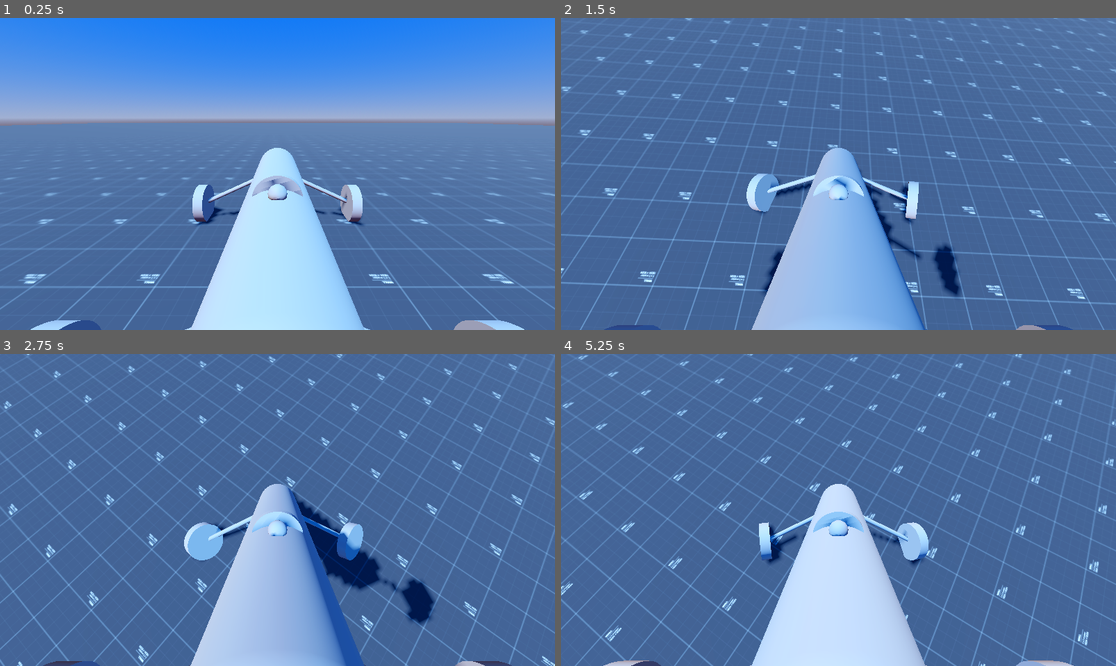
Above: before the commit, frames 1-4 (two rows, left to right).
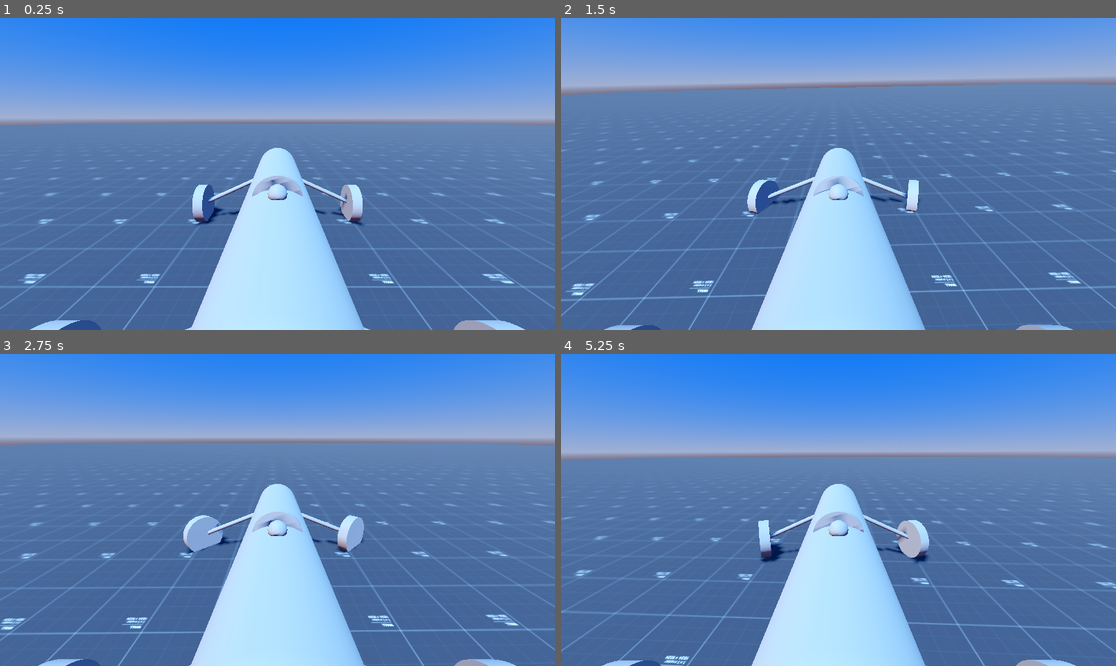
Above: after the commit, the same moments.

Repository: Drako/godot-driving-prototype
Game: Godot game, scene res://scenes/levels/demo.tscn
The game is run twice, just before and just after one commit, with the same random seed, the same clock (stepped at 60 frames per second) and the same inputs.
Inputs:
- Up to frame 1 (0.25 s): no input
- Up to frame 2 (1.5 s): hold D (steer_right) 0.53-1.28 s; hold S (brake) from 1.28 s (still down)
- Up to frame 3 (2.75 s): release S (brake) at 2.03 s; hold D (steer_right) from 2.03 s (still down)
- Up to frame 4 (5.25 s): release D (steer_right) at 2.78 s; hold W (accelerate) 2.78-3.53 s; hold A (steer_left) 3.53-5.03 s; hold S (brake) from 5.03 s (still down)

The runs differ from the first frame. In frame 1, 0.2% of the frame differs, in the area x 2-98%, y 33-100%; in frame 2, 44%; in frame 3, 52%, in the area x 0-100%, y 0-100%; in frame 4, 48%.

Commit message:
:sparkles: slightly improved buggy

Diff:
--- a/scenes/cars/buggy.tscn
+++ b/scenes/cars/buggy.tscn
@@ -81,7 +81,7 @@
 wheel_roll_influence = 0.9
 wheel_radius = 0.25
 wheel_rest_length = 0.5
-suspension_travel = 0.6
+suspension_travel = 0.1
 suspension_stiffness = 200.0
 suspension_max_force = 2000.0
 damping_compression = 0.5
@@ -97,7 +97,7 @@
 wheel_roll_influence = 0.9
 wheel_radius = 0.25
 wheel_rest_length = 0.5
-suspension_travel = 0.6
+suspension_travel = 0.1
 suspension_stiffness = 200.0
 suspension_max_force = 2000.0
 damping_compression = 0.5
@@ -113,7 +113,7 @@
 wheel_roll_influence = 0.9
 wheel_radius = 0.25
 wheel_rest_length = 0.5
-suspension_travel = 0.6
+suspension_travel = 0.1
 suspension_stiffness = 200.0
 suspension_max_force = 2000.0
 damping_compression = 0.5
@@ -129,7 +129,7 @@
 wheel_roll_influence = 0.9
 wheel_radius = 0.25
 wheel_rest_length = 0.5
-suspension_travel = 0.6
+suspension_travel = 0.1
 suspension_stiffness = 200.0
 suspension_max_force = 2000.0
 damping_compression = 0.5
--- a/scenes/levels/demo.tscn
+++ b/scenes/levels/demo.tscn
@@ -41,4 +41,3 @@
 
 [node name="Buggy" parent="." instance=ExtResource("2_yjjn1")]
 transform = Transform3D(1, 0, 0, 0, 1, 0, 0, 0, 1, 0, 0.950635, -3.77415)
-center_of_mass = Vector3(0, 0.516141, 0.752071)
--- a/scripts/car.gd
+++ b/scripts/car.gd
@@ -11,5 +11,13 @@
 		Input.get_axis(INPUT_STEER_RIGHT, INPUT_STEER_LEFT) * max_steering,
 		delta * 2.5
 	)
-	engine_force = Input.get_action_strength(&"accelerate") * 500.0
-	brake = Input.get_action_strength(&"brake") * 300.0
+	engine_force = move_toward(
+		engine_force,
+		Input.get_action_strength(&"accelerate") * 500.0,
+		delta * 100.0
+	)
+	brake = move_toward(
+		brake,
+		Input.get_action_strength(&"brake") * 300.0,
+		delta * 50.0
+	)
